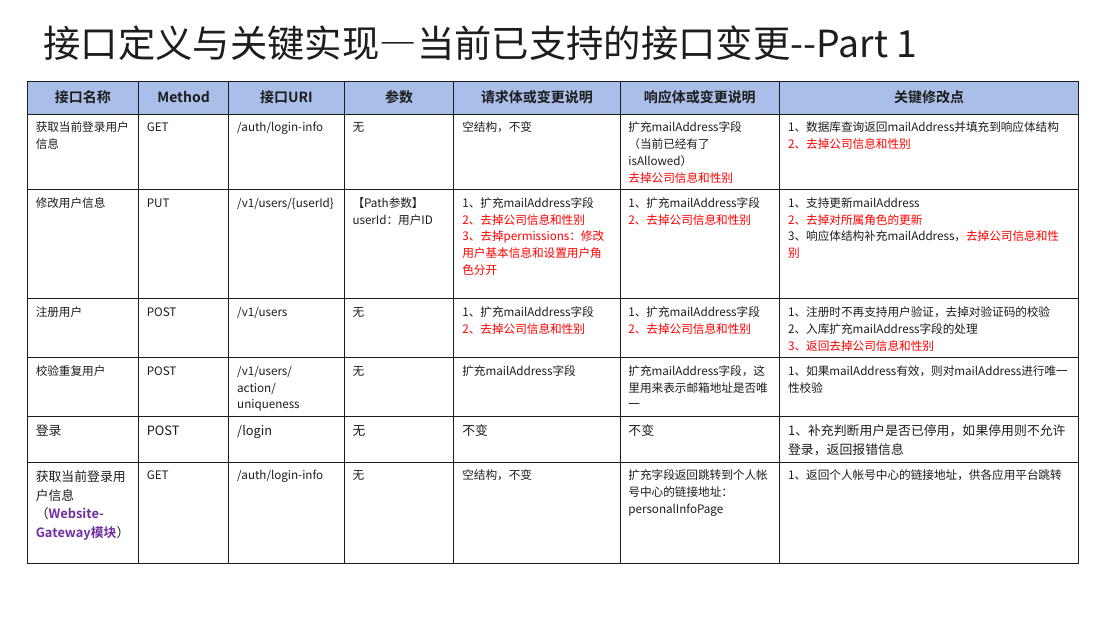
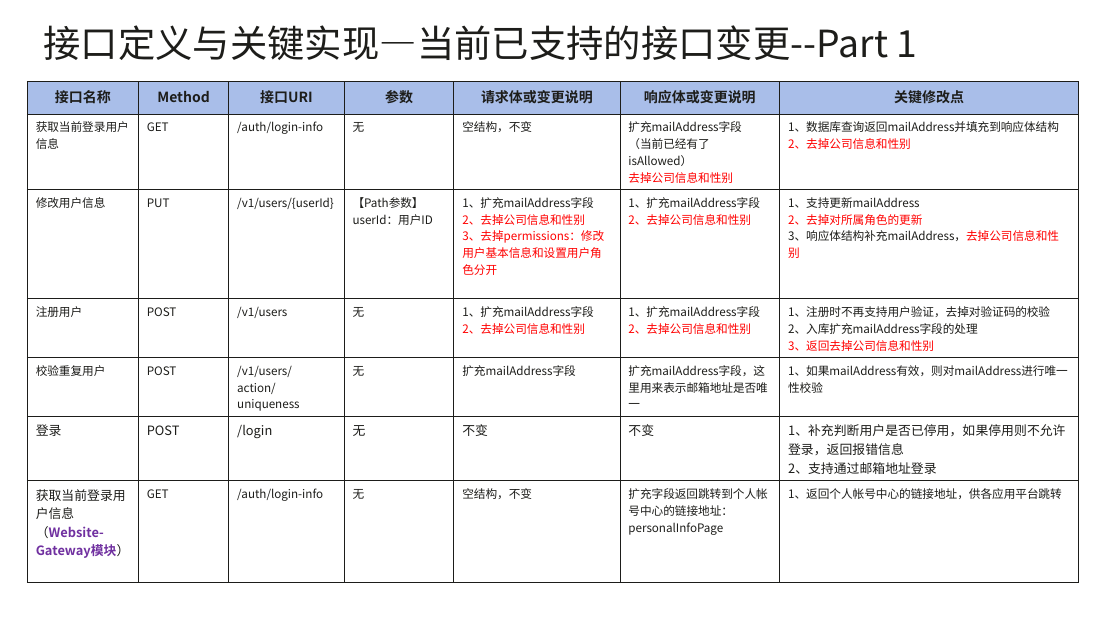
Before and after one commit to EdgeGallery/community, a slide deck: slide 19 of Architecture WG/Requirements/v1.1/Edge Gallery1.1 用户管理特性优化与分权控制方案分析.pptx. Drawn at 1120x630 pixels with LibreOffice and Linux fonts; fonts in the diff are those of the drawing. Boxes give left, top, right and bottom in pixels: in the first picture for what was removed or moved away, otherwise in the second. Text is boxed around its words. In the diff, an @@ line names an element or a change of style, - is before the commit and + after.

Commit message:
更新用户管理特性优化与分权控制方案分析文档

```diff
--- a/Architecture WG/Requirements/v1.1/Edge Gallery1.1 用户管理特性优化与分权控制方案分析.pptx
+++ b/Architecture WG/Requirements/v1.1/Edge Gallery1.1 用户管理特性优化与分权控制方案分析.pptx
@@ table at [28, 82, 1079, 562] @@
-row 6, column 7: 1、补充判断用户是否已停用，如果停用则不允许登录，返回报错信息
+row 6, column 7: 1、补充判断用户是否已停用，如果停用则不允许登录，返回报错信息 / 2、支持通过邮箱地址登录
```
Also in this commit, not shown: 4 other slides changed.
